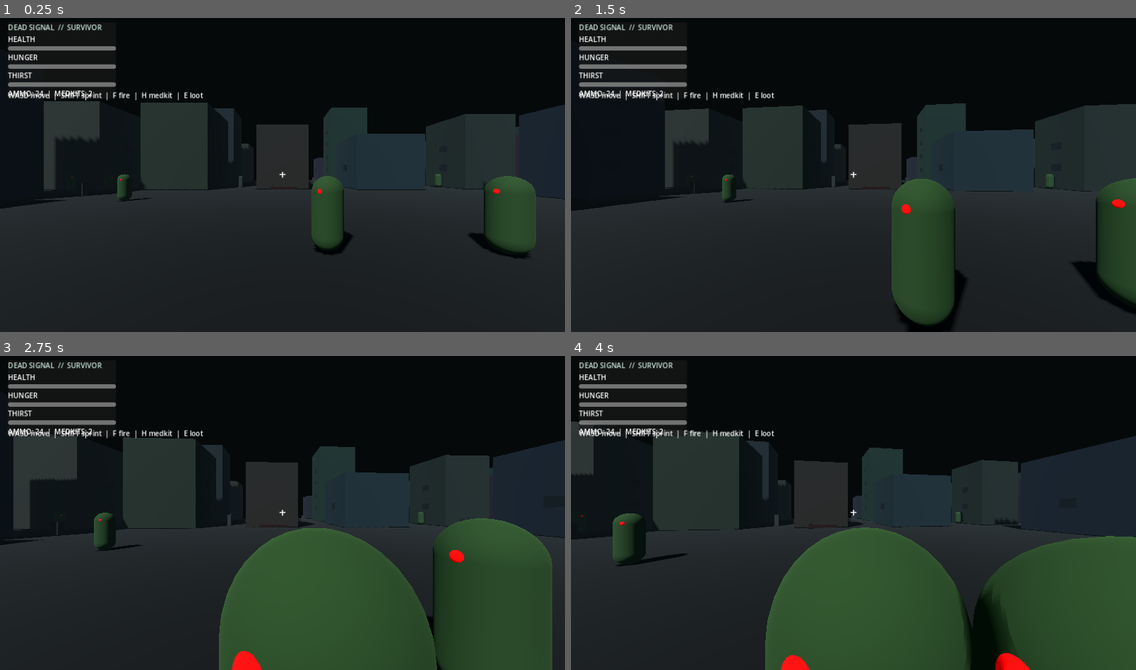
Above: before the commit, frames 1-4 (two rows, left to right).
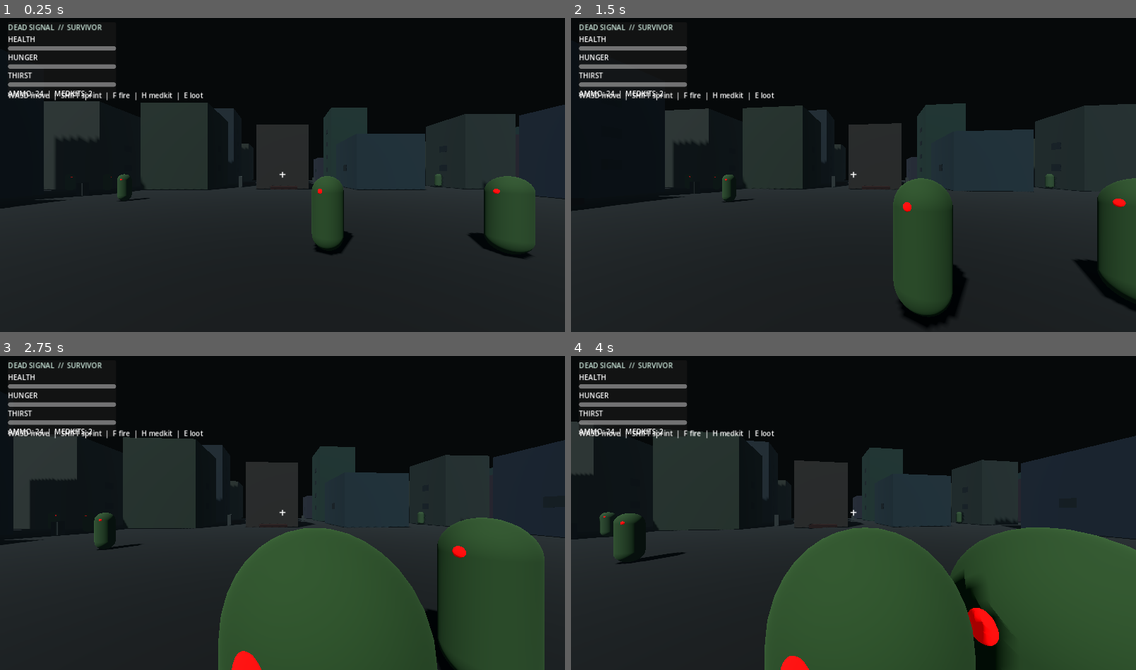
Above: after the commit, the same moments.

Repository: TeamNovaLauncher/DEAD-SIGNAL
Game: Godot game, scene res://scenes/main.tscn
Two runs of this game, one before a commit and one after it. Both use one fixed random seed, a clock stepped at 60 frames per second and the inputs below.
Inputs (mouse positions are in pixels of both pictures, inside the frame that each line leads up to):
- Up to frame 1 (0.25 s): no input
- Up to frame 2 (1.5 s): move the mouse to (881, 171) at 0.52 s; hold H (heal) 0.53-1.28 s; hold W (move_forward) from 0.53 s (still down); click (881, 171) at 0.67 s; tap Space (jump) at 0.77 s; move the mouse to (825, 175) at 1.27 s; tap F (fire) at 1.35 s
- Up to frame 3 (2.75 s): keep holding W (move_forward); tap Space (jump) at 1.52 s; tap H (heal) at 1.55 s; move the mouse to (293, 506) at 2.02 s; hold H (heal) from 2.03 s (still down)
- Up to frame 4 (4 s): keep holding W (move_forward); move the mouse to (847, 516) at 2.77 s; release H (heal) at 2.78 s; tap E (interact) at 2.85 s; click (847, 516) at 2.92 s; tap Space (jump) at 3.02, 3.77 s; tap H (heal) at 3.05, 3.8 s; move the mouse to (893, 516) at 3.52 s; hold Shift (sprint) from 3.53 s (still down)

The runs differ from the first frame. In frame 1, less than 0.1% of the frame differs, in the area x 12-95%, y 49-77%; in frame 2, 1.0%; in frame 3, 1.1%; in frame 4, 3.6%, in the area x 1-100%, y 49-100%.
Error in both runs: Invalid assignment of property or key 'target_position' with value of type 'Vector3' on a base object of type 'null instance'. (res://scripts/player.gd:37)

Commit message:
Add infected archetypes and sound-aware zombie AI

Diff:
--- a/scripts/zombie.gd
+++ b/scripts/zombie.gd
@@ -1,40 +1,85 @@
 extends CharacterBody3D
 
+enum InfectedType { SHAMBLER, RUNNER, BRUTE, NIGHT_STALKER }
+@export var infected_type: InfectedType = InfectedType.SHAMBLER
 var health := 100.0
-var speed := 1.65
+var speed := 1.55
+var damage := 9.0
+var attack_range := 1.55
+var sight_range := 22.0
+var hearing_range := 30.0
 var attack_timer := 0.0
 var target: Node3D
+var last_known_position := Vector3.ZERO
+var alert_timer := 0.0
 var wander_time := 0.0
+var gravity := 18.0
 
 func _ready() -> void:
     add_to_group("zombies")
+    match infected_type:
+        InfectedType.RUNNER:
+            health = 65.0
+            speed = 3.8
+            damage = 7.0
+            hearing_range = 48.0
+        InfectedType.BRUTE:
+            health = 260.0
+            speed = 1.0
+            damage = 24.0
+            attack_range = 2.0
+        InfectedType.NIGHT_STALKER:
+            health = 90.0
+            speed = 2.8
+            damage = 14.0
+            sight_range = 34.0
     target = get_tree().get_first_node_in_group("player")
+
+func hear_noise(noise_position: Vector3, radius: float) -> void:
+    if global_position.distance_to(noise_position) <= minf(radius, hearing_range):
+        last_known_position = noise_position
+        alert_timer = 12.0
 
 func _physics_process(delta: float) -> void:
     attack_timer = maxf(0.0, attack_timer - delta)
+    alert_timer = maxf(0.0, alert_timer - delta)
     if not is_instance_valid(target):
         target = get_tree().get_first_node_in_group("player")
         return
     var distance := global_position.distance_to(target.global_position)
-    if distance < 24.0:
-        var direction := target.global_position - global_position
-        direction.y = 0
-        if direction.length() > 0.1:
+    var can_see := distance < sight_range
+    if can_see:
+        var space := get_world_3d().direct_space_state
+        var query := PhysicsRayQueryParameters3D.create(global_position + Vector3.UP, target.global_position + Vector3.UP * 0.5)
+        query.exclude = [get_rid()]
+        var hit := space.intersect_ray(query)
+        can_see = hit.is_empty() or hit.get("collider") == target
+    if can_see:
+        last_known_position = target.global_position
+        alert_timer = 4.0
+    if can_see or alert_timer > 0.0:
+        var destination := target.global_position if can_see else last_known_position
+        var direction := destination - global_position
+        direction.y = 0.0
+        if direction.length() > 0.25:
             velocity.x = direction.normalized().x * speed
             velocity.z = direction.normalized().z * speed
-            look_at(Vector3(target.global_position.x, global_position.y, target.global_position.z))
-        if distance < 1.55 and attack_timer <= 0.0:
-            attack_timer = 1.1
-            target.take_damage(9.0)
+            look_at(Vector3(destination.x, global_position.y, destination.z))
+        else:
+            velocity.x = move_toward(velocity.x, 0.0, speed)
+            velocity.z = move_toward(velocity.z, 0.0, speed)
+        if distance < attack_range and can_see and attack_timer <= 0.0:
+            attack_timer = 1.15
+            target.take_damage(damage)
     else:
         wander_time -= delta
         if wander_time <= 0.0:
             wander_time = randf_range(2.0, 5.0)
             rotation.y += randf_range(-2.5, 2.5)
-        velocity.x = -global_basis.z.x * speed * 0.35
-        velocity.z = -global_basis.z.z * speed * 0.35
+        velocity.x = -global_basis.z.x * speed * 0.25
+        velocity.z = -global_basis.z.z * speed * 0.25
     if not is_on_floor():
-        velocity.y -= 18.0 * delta
+        velocity.y -= gravity * delta
     move_and_slide()
 
 func take_damage(amount: float) -> void:
